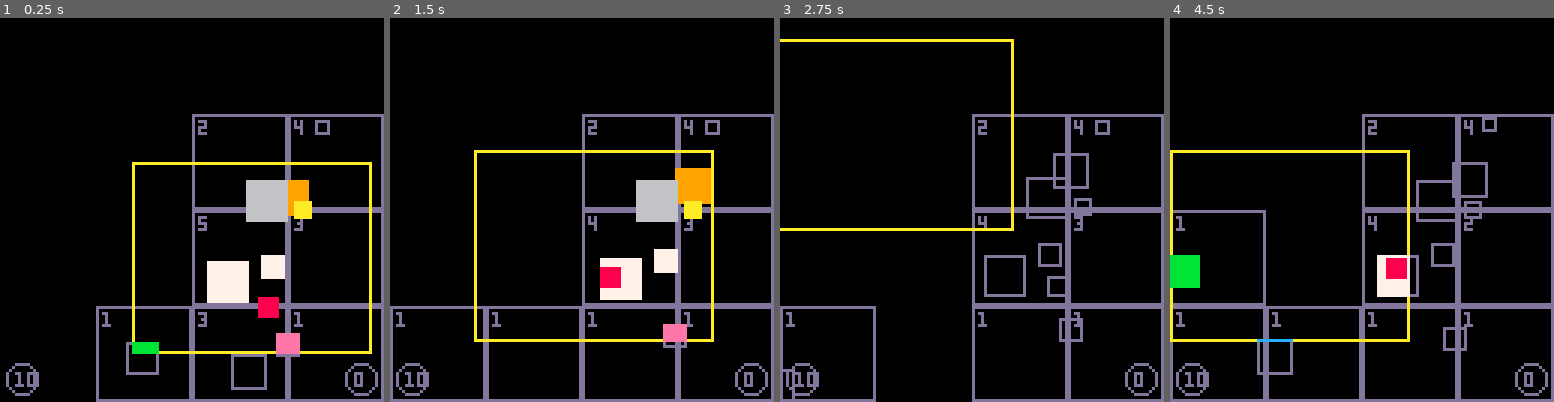
Above: before the commit, frames 1-4 (left to right).
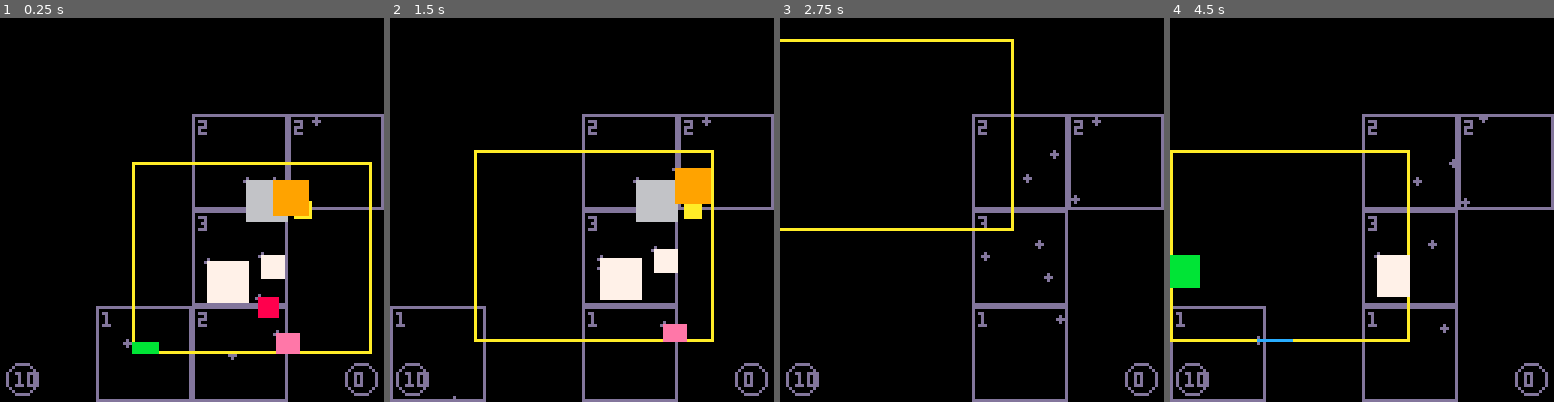
Above: after the commit, the same moments.

Repository: kikito/locus.p8
Game: PICO-8 cartridge test_locus.p8
Two runs of this game, one before a commit and one after it. Both use one fixed random seed, a clock stepped at 60 frames per second and the inputs below.
Inputs:
- Up to frame 1 (0.25 s): no input
- Up to frame 2 (1.5 s): no input
- Up to frame 3 (2.75 s): no input
- Up to frame 4 (4.5 s): no input

The runs differ from the first frame. In frame 1, 2.7% of the frame differs, in the area x 32-100%, y 25-100%; in frame 2, 3.0%; in frame 3, 3.9%; in frame 4, 4.6%, in the area x 0-100%, y 25-100%.

Commit message:
use positions instead of boxes per object

Diff:
--- a/locus.lua
+++ b/locus.lua
@@ -1,6 +1,6 @@
 _ENV.locus = function(size)
   size=size or 32
-  local rows,boxes,pool={},{},{}
+  local rows,px,py,pool={},{},{},{}
 
   local function frompool()
     local tbl=next(pool)
@@ -11,11 +11,8 @@
     return {}
   end
 
-  local function box2grid(x,y,w,h)
-    return (x\size)+1, --l
-      (y\size)+1,      --t
-      ((x+w)\size)+1,  --r
-      ((y+h)\size)+1   --b
+  local function p2c(x,y)
+    return (x\size)+1, (y\size)+1
   end
 
   local function each(op,p1,l,t,r,b,filter)
@@ -55,42 +52,41 @@
   end
 
   return {
-    _boxes=boxes,_box2grid=box2grid,_pool=pool,_rows=rows,_size=size,
+    _px=px,_py=py,_p2c=p2c,_pool=pool,_rows=rows,_size=size,
 
-    add=function(obj,x,y,w,h)
-      local box=frompool()
-      box[1],box[2],box[3],box[4]=x,y,w,h
-      boxes[obj]=box
-      each("add",obj,box2grid(x,y,w,h))
+    add=function(obj,x,y)
+      px[obj],py[obj]=x,y
+      local cx,cy=p2c(x,y)
+      each("add",obj,cx,cy,cx,cy)
       return obj
     end,
 
     del=function(obj)
-      local box=assert(boxes[obj],"unknown object")
-      local l,t,r,b=box2grid(unpack(box))
-      each("del",obj,l,t,r,b)
-      each("free",obj,l,t,r,b)
-      box[1],box[2],box[3],box[4]=nil,nil,nil,nil
-      boxes[obj],pool[box]=nil,true
+      local x,y=assert(px[obj],"unknown object"),py[obj]
+      local cx,cy=p2c(x,y)
+      each("del",obj,cx,cy,cx,cy)
+      each("free",obj,cx,cy,cx,cy)
+      px[obj],py[obj]=nil,nil
       return obj
     end,
 
-    update=function(obj,x,y,w,h)
-      local box=assert(boxes[obj],"unknown object")
-      local l0,t0,r0,b0=box2grid(unpack(box))
-      local l1,t1,r1,b1=box2grid(x,y,w,h)
-      if l0~=l1 or t0~=t1 or r0~=r1 or b0~=b1 then
-        each("del",obj,l0,t0,r0,b0)
-        each("add",obj,l1,t1,r1,b1)
-        each("free",obj,l0,t0,r0,b0)
+    update=function(obj,x,y)
+      local x0,y0=assert(px[obj],"unknown object"),py[obj]
+      local cx0,cy0=p2c(x0,y0)
+      local cx1,cy1=p2c(x,y)
+      if cx0~=cx1 or cy0~=cy1 then
+        each("del",obj,cx0,cy0,cx0,cy0)
+        each("add",obj,cx1,cy1,cx1,cy1)
+        each("free",obj,cx0,cy0,cx0,cy0)
       end
-      box[1],box[2],box[3],box[4]=x,y,w,h
+      px[obj],py[obj]=x,y
     end,
 
     query=function(x,y,w,h,filter)
       local res=frompool()
-      local l,t,r,b=box2grid(x,y,w,h)
-      each("query",res,l,t,r,b,filter)
+      local l,t=p2c(x,y)
+      local r,b=p2c(x+w,y+h)
+      each("query",res,l-1,t-1,r+1,b+1,filter)
       return res
     end,
   }
--- a/test_locus.lua
+++ b/test_locus.lua
@@ -24,7 +24,7 @@
       r=rnd(),
       col=rand(6,15)
     }
-    loc.add(obj,obj.x,obj.y,obj.w,obj.h)
+    loc.add(obj,obj.x,obj.y)
    end
 end
 
@@ -38,7 +38,7 @@
   for obj in pairs(loc.query(-128,-128,256,256)) do
     obj.x+= sin(obj.av*t)*obj.r
     obj.y+= cos(obj.av*t)*obj.r
-    loc.update(obj,obj.x,obj.y,obj.w,obj.h)
+    loc.update(obj,obj.x,obj.y)
   end
 
   -- update the viewport
@@ -55,8 +55,10 @@
 
 
 function draw_locus(loc)
-  local cl,ct,cr,cb=loc._box2grid(0,0,128,128)
   local size=loc._size
+  -- calculate grid bounds manually
+  local cl,ct=1,1
+  local cr,cb=(128\size)+1,(128\size)+1
   local row,cell
   -- draw the cells
   for cy=ct,cb do
@@ -75,10 +77,10 @@
     end
   end
 
-  -- draw the boxes containing each object
+  -- draw the positions of each object
   local objcount=0
-  for _,box in pairs(loc._boxes) do
-    rrect(box[1],box[2],box[3],box[4])
+  for obj in pairs(loc._px) do
+    circfill(loc._px[obj],loc._py[obj],1)
     objcount+=1
   end
   -- print how many objects are in locus
